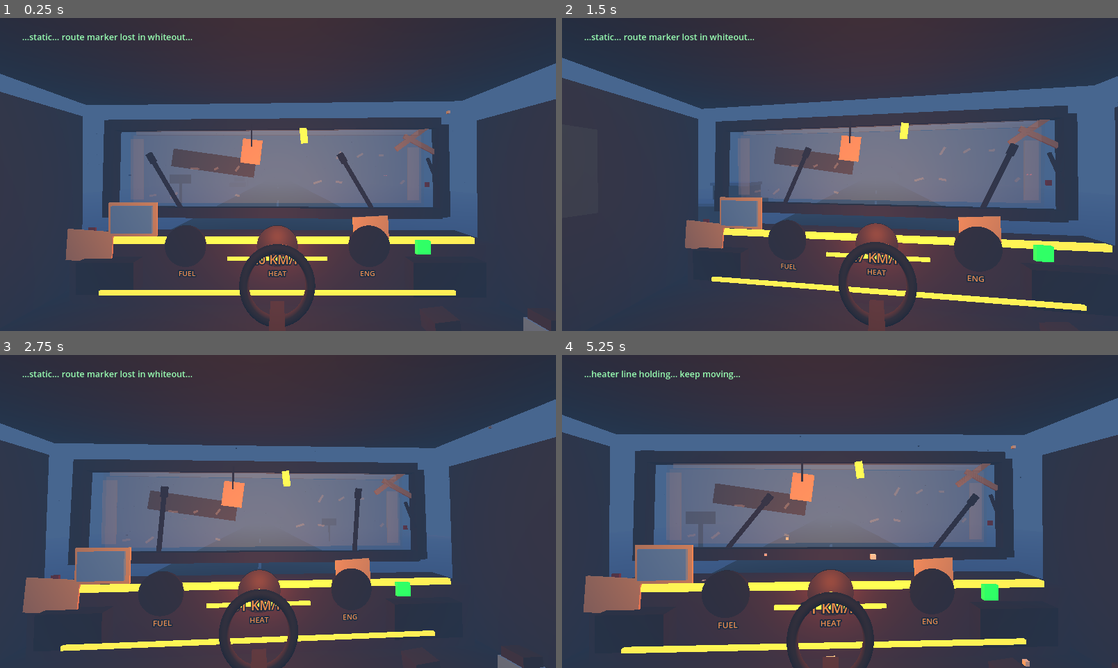
Above: before the commit, frames 1-4 (two rows, left to right).
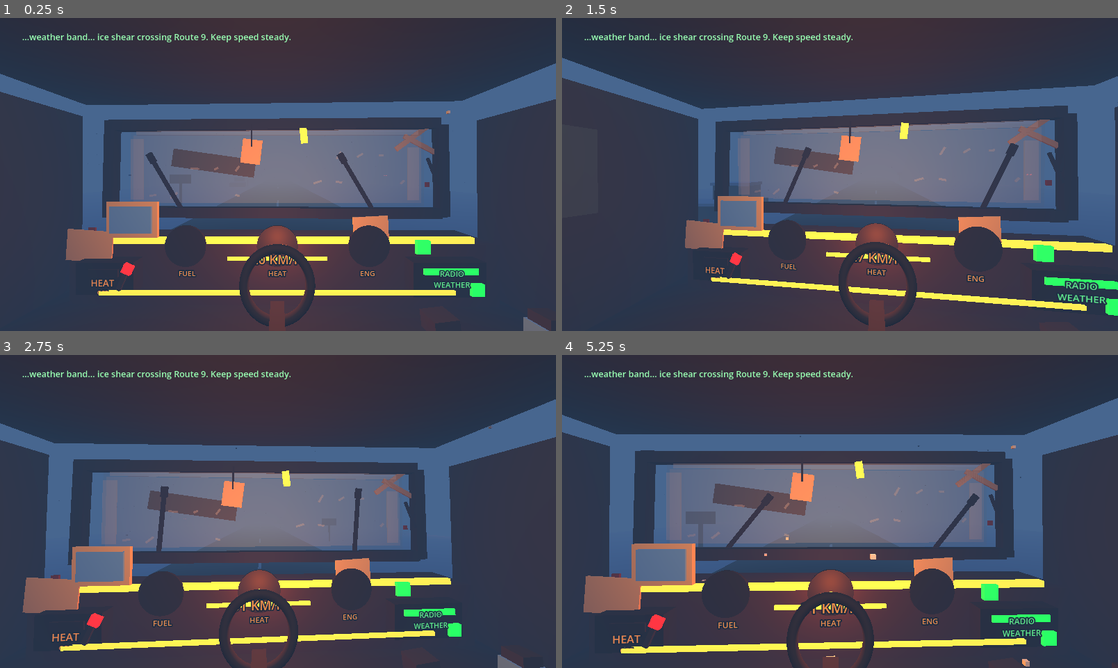
Above: after the commit, the same moments.

Repository: simonovic86/frozen-highway
Game: Godot game, scene res://scenes/Main.tscn
The game is run twice, just before and just after one commit, with the same random seed, the same clock (stepped at 60 frames per second) and the same inputs.
Inputs (mouse positions are in pixels of both pictures, inside the frame that each line leads up to):
- Up to frame 1 (0.25 s): no input
- Up to frame 2 (1.5 s): tap Enter at 0.5 s; move the mouse to (867, 174) at 0.52 s; hold E (interact) 0.53-1.28 s; hold W (throttle_up) from 0.53 s (still down); move the mouse to (812, 174) at 1.27 s; tap Shift (cabin_move_modifier) at 1.35 s
- Up to frame 3 (2.75 s): keep holding W (throttle_up); tap E (interact) at 1.55 s; move the mouse to (289, 505) at 2.02 s; hold E (interact) from 2.03 s (still down)
- Up to frame 4 (5.25 s): keep holding W (throttle_up); move the mouse to (834, 517) at 2.77 s; release E (interact) at 2.78 s; tap E (interact) at 2.85, 3.8, 4.35 s; move the mouse to (878, 514) at 3.52 s; hold Shift (cabin_move_modifier) 3.53-4.28 s; move the mouse to (795, 508) at 4.27 s; move the mouse to (845, 511) at 5.02 s; hold E (interact) from 5.03 s (still down)

The runs differ from the first frame. In frame 1, 1.2% of the frame differs, in the area x 5-88%, y 4-90%; in frame 2, 1.3%; in frame 3, 1.3%; in frame 4, 1.5%, in the area x 5-89%, y 4-96%.

Commit message:
Implement object action pass

Diff:
--- a/scripts/Cabin.gd
+++ b/scripts/Cabin.gd
@@ -3,6 +3,7 @@
 const CabinInteractableScript := preload("res://scripts/CabinInteractable.gd")
 const CLOSE_INTERACTION_DISTANCE := 3.45
 const EASY_INTERACTION_DISTANCE := 3.55
+const HOLD_INTERACTION_DURATION := 0.5
 
 @onready var camera_pivot := $CameraPivot
 @onready var camera := $CameraPivot/Camera3D
@@ -43,13 +44,20 @@
 var engine_needle: Node3D
 var warning_light: MeshInstance3D
 var heater_glow: MeshInstance3D
+var heater_lever: Node3D
+var heater_level_label: Label3D
 var radio_glow: MeshInstance3D
+var radio_button: MeshInstance3D
 var windshield_snow: MeshInstance3D
 var cabin_light: OmniLight3D
 var dash_light: OmniLight3D
 var hanging_charm: MeshInstance3D
 var left_wiper: Node3D
 var right_wiper: Node3D
+var inspect_label: Label
+var inspect_timer := 0.0
+var radio_feedback_timer := 0.0
+var heater_feedback_timer := 0.0
 
 var mat_warm: StandardMaterial3D
 var mat_warm_dark: StandardMaterial3D
@@ -105,6 +113,8 @@
 	_update_cabin_motion()
 	_update_wipers()
 	_update_light_flicker(delta)
+	_update_interaction_feedback(delta)
+	_update_inspect_label(delta)
 
 func _unhandled_input(event: InputEvent) -> void:
 	if event is InputEventMouseMotion and Input.get_mouse_mode() == Input.MOUSE_MODE_CAPTURED:
@@ -126,13 +136,17 @@
 	match action_id:
 		"radio":
 			if radio_system != null:
-				radio_system.toggle_radio()
+				radio_system.tune_next_station()
+				_trigger_radio_feedback()
 		"heater":
 			if resource_state != null:
-				resource_state.toggle_heater()
+				resource_state.cycle_heater_level()
+				_trigger_heater_feedback()
 		"lights":
 			if resource_state != null:
 				resource_state.toggle_cabin_lights()
+		"inspect_photo":
+			_show_inspect_text("The photo is sun-bleached except for one face scratched out.")
 
 func _on_focus_text_changed(text: String) -> void:
 	hint_label.text = text
@@ -146,17 +160,21 @@
 
 func _on_toggles_changed(heater_on: bool, cabin_lights_on: bool) -> void:
 	cabin_lights_enabled = cabin_lights_on
-	if heater_glow != null:
-		heater_glow.material_override = mat_red if heater_on else mat_dark
+	var heater_level := 1 if heater_on else 0
+	if resource_state != null:
+		heater_level = resource_state.heater_level
+	_apply_heater_visuals(heater_level)
 	_apply_light_levels(1.0)
 
 func _on_radio_state_changed(is_on: bool) -> void:
-	if radio_glow != null:
-		radio_glow.material_override = mat_green if is_on else mat_dark
+	_apply_radio_visuals(is_on)
 
 func _on_radio_message_changed(text: String) -> void:
 	if radio_screen != null:
-		radio_screen.text = "RADIO\n" + ("SIGNAL" if text != "" else "OFF")
+		var station_text := "SIGNAL"
+		if radio_system != null and radio_system.has_method("get_station_name"):
+			station_text = radio_system.get_station_name()
+		radio_screen.text = "RADIO\n" + (station_text if text != "" else "OFF")
 	if radio_label != null:
 		radio_label.text = text
 
@@ -238,6 +256,71 @@
 		cabin_light.light_energy = cabin_base * flicker
 	if dash_light != null:
 		dash_light.light_energy = dash_base * lerpf(0.82, 1.0, flicker)
+
+func _update_interaction_feedback(delta: float) -> void:
+	if radio_feedback_timer > 0.0:
+		radio_feedback_timer = maxf(0.0, radio_feedback_timer - delta)
+		var lit := int(radio_feedback_timer * 26.0) % 2 == 0
+		if radio_glow != null:
+			radio_glow.material_override = mat_green if lit else mat_dark
+		if radio_button != null:
+			radio_button.material_override = mat_green if lit else mat_dark
+		if radio_feedback_timer <= 0.0:
+			_apply_radio_visuals(radio_system == null or radio_system.is_on)
+
+	if heater_feedback_timer > 0.0:
+		heater_feedback_timer = maxf(0.0, heater_feedback_timer - delta)
+		var lit := int(heater_feedback_timer * 22.0) % 2 == 0
+		if heater_glow != null:
+			heater_glow.material_override = mat_red if lit else mat_dark
+		if heater_feedback_timer <= 0.0:
+			var heater_level := 0
+			if resource_state != null:
+				heater_level = resource_state.heater_level
+			_apply_heater_visuals(heater_level)
+
+func _update_inspect_label(delta: float) -> void:
+	if inspect_timer <= 0.0:
+		return
+	inspect_timer = maxf(0.0, inspect_timer - delta)
+	if inspect_label != null and inspect_timer <= 0.0:
+		inspect_label.text = ""
+
+func _trigger_radio_feedback() -> void:
+	radio_feedback_timer = 0.42
+
+func _trigger_heater_feedback() -> void:
+	heater_feedback_timer = 0.38
+
+func _show_inspect_text(text: String) -> void:
+	inspect_timer = 4.0
+	if inspect_label != null:
+		inspect_label.text = text
+
+func _apply_radio_visuals(is_on: bool) -> void:
+	if radio_glow != null:
+		radio_glow.material_override = mat_green if is_on else mat_dark
+	if radio_button != null:
+		radio_button.material_override = mat_green if is_on else mat_dark
+
+func _apply_heater_visuals(level: int) -> void:
+	if heater_glow != null:
+		if level == 2:
+			heater_glow.material_override = mat_red
+		elif level == 1:
+			heater_glow.material_override = mat_warm_emissive
+		else:
+			heater_glow.material_override = mat_dark
+	if heater_lever != null:
+		heater_lever.rotation_degrees.z = lerpf(-24.0, 24.0, float(level) / 2.0)
+	if heater_level_label != null:
+		match level:
+			0:
+				heater_level_label.text = "OFF"
+			1:
+				heater_level_label.text = "LOW"
+			2:
+				heater_level_label.text = "HIGH"
 
 func _apply_windshield_snow_alpha() -> void:
 	if mat_windshield_snow == null:
@@ -325,13 +408,21 @@
 	speed_label = _add_label3d(self, "SpeedLabel", "20 KM/H", Vector3(0.0, 0.02, -0.76), 34, Color(1.0, 0.58, 0.18))
 	_add_box(self, "SpeedGlowBacking", Vector3(1.35, 0.05, 0.03), Vector3(0.0, 0.02, -0.785), mat_warm_emissive)
 
-	var radio := _add_interactable("Radio", "radio", "Toggle radio", Vector3(2.25, -0.22, -0.78), Vector3(0.95, 0.46, 0.22), mat_black, CLOSE_INTERACTION_DISTANCE)
-	radio_glow = _add_box(radio, "RadioGlow", Vector3(0.7, 0.08, 0.025), Vector3(0.0, 0.12, -0.13), mat_green)
-	radio_screen = _add_label3d(radio, "RadioScreen", "RADIO", Vector3(0.0, 0.03, -0.145), 20, Color(0.4, 1.0, 0.55))
-
-	var heater := _add_interactable("Heater", "heater", "Toggle heater", Vector3(-2.25, -0.2, -0.78), Vector3(0.75, 0.42, 0.22), mat_black, CLOSE_INTERACTION_DISTANCE)
-	heater_glow = _add_box(heater, "HeaterGlow", Vector3(0.38, 0.1, 0.025), Vector3(0.0, 0.08, -0.13), mat_dark)
-	_add_label3d(heater, "HeaterText", "HEAT", Vector3(0.0, -0.04, -0.145), 24, Color(1.0, 0.55, 0.2))
+	var radio := _add_interactable("Radio", "radio", "Tune radio", Vector3(2.25, -0.22, -0.78), Vector3(0.95, 0.46, 0.22), mat_black, CLOSE_INTERACTION_DISTANCE, HOLD_INTERACTION_DURATION)
+	radio_glow = _add_box(radio, "RadioGlow", Vector3(0.7, 0.08, 0.025), Vector3(0.0, 0.12, 0.13), mat_green)
+	radio_button = _add_box(radio, "RadioButton", Vector3(0.16, 0.16, 0.04), Vector3(0.34, -0.12, 0.13), mat_green)
+	radio_screen = _add_label3d(radio, "RadioScreen", "RADIO", Vector3(0.0, 0.03, 0.145), 20, Color(0.4, 1.0, 0.55))
+
+	var heater := _add_interactable("Heater", "heater", "Cycle heater", Vector3(-2.25, -0.2, -0.78), Vector3(0.75, 0.42, 0.22), mat_black, CLOSE_INTERACTION_DISTANCE, HOLD_INTERACTION_DURATION)
+	heater_glow = _add_box(heater, "HeaterGlow", Vector3(0.38, 0.1, 0.025), Vector3(0.0, 0.08, 0.13), mat_dark)
+	_add_label3d(heater, "HeaterText", "HEAT", Vector3(0.0, -0.04, 0.145), 24, Color(1.0, 0.55, 0.2))
+	heater_level_label = _add_label3d(heater, "HeaterLevel", "OFF", Vector3(0.0, -0.16, 0.145), 15, Color(1.0, 0.55, 0.2))
+	heater_lever = Node3D.new()
+	heater_lever.name = "HeaterLever"
+	heater_lever.position = Vector3(0.26, 0.0, 0.145)
+	heater.add_child(heater_lever)
+	_add_box(heater_lever, "LeverStem", Vector3(0.055, 0.28, 0.04), Vector3(0.0, 0.0, 0.0), mat_metal)
+	_add_box(heater_lever, "LeverKnob", Vector3(0.12, 0.12, 0.055), Vector3(0.0, 0.15, -0.005), mat_red)
 	_add_box(self, "FootwellHeaterBleed", Vector3(1.25, 0.05, 0.5), Vector3(-2.18, -0.83, -0.05), mat_warm_emissive)
 
 	_add_interactable("LightSwitch", "lights", "Toggle cabin lights", Vector3(2.72, 1.95, 0.75), Vector3(0.28, 0.34, 0.18), mat_warm, EASY_INTERACTION_DISTANCE)
@@ -379,8 +470,8 @@
 	var blanket := _add_box(self, "Blanket", Vector3(1.4, 0.18, 1.0), Vector3(-2.1, -0.86, 3.6), mat_cloth)
 	blanket.rotation_degrees.y = -6.0
 	_add_box(self, "BlanketFold", Vector3(1.15, 0.16, 0.28), Vector3(-2.22, -0.7, 3.18), mat_warm)
-	_add_box(self, "OldPhoto", Vector3(0.55, 0.36, 0.04), Vector3(-1.95, 0.55, -0.76), mat_blue)
-	_add_box(self, "PhotoBorder", Vector3(0.65, 0.45, 0.025), Vector3(-1.95, 0.55, -0.79), mat_paper)
+	var old_photo := _add_interactable("OldPhoto", "inspect_photo", "Inspect photo", Vector3(-1.95, 0.55, -0.78), Vector3(0.68, 0.48, 0.06), mat_paper, EASY_INTERACTION_DISTANCE)
+	_add_box(old_photo, "PhotoImage", Vector3(0.55, 0.36, 0.035), Vector3(0.0, 0.0, 0.04), mat_blue)
 	var tin_cup := _add_box(self, "TinCup", Vector3(0.28, 0.34, 0.28), Vector3(1.9, -0.64, -0.35), mat_metal)
 	tin_cup.rotation_degrees.z = 7.0
 	_add_box(self, "Thermos", Vector3(0.24, 0.58, 0.24), Vector3(2.55, -0.54, 0.18), mat_blue)
@@ -520,10 +611,22 @@
 	radio_label.modulate = Color(0.6, 1.0, 0.7)
 	layer.add_child(radio_label)
 
-func _add_interactable(name: String, action_id: String, label: String, position: Vector3, size: Vector3, material: Material, max_interaction_distance: float = 3.0) -> StaticBody3D:
+	inspect_label = Label.new()
+	inspect_label.name = "InspectLabel"
+	inspect_label.horizontal_alignment = HORIZONTAL_ALIGNMENT_CENTER
+	inspect_label.vertical_alignment = VERTICAL_ALIGNMENT_CENTER
+	inspect_label.anchor_left = 0.18
+	inspect_label.anchor_right = 0.82
+	inspect_label.anchor_top = 0.72
+	inspect_label.anchor_bottom = 0.8
+	inspect_label.add_theme_font_size_override("font_size", 22)
+	inspect_label.modulate = Color(1.0, 0.86, 0.62)
+	layer.add_child(inspect_label)
+
+func _add_interactable(name: String, action_id: String, label: String, position: Vector3, size: Vector3, material: Material, max_interaction_distance: float = 3.0, hold_duration: float = 0.0) -> StaticBody3D:
 	var body: StaticBody3D = CabinInteractableScript.new()
 	body.name = name
-	body.setup(action_id, label, max_interaction_distance)
+	body.setup(action_id, label, max_interaction_distance, hold_duration)
 	body.position = position
 	body.interacted.connect(_on_interactable)
 	add_child(body)
--- a/scripts/CabinInteractable.gd
+++ b/scripts/CabinInteractable.gd
@@ -6,14 +6,24 @@
 var action_id := ""
 var display_name := ""
 var max_interaction_distance := 3.0
+var hold_duration := 0.0
 
-func setup(new_action_id: String, new_display_name: String, new_max_interaction_distance: float = 3.0) -> void:
+func setup(new_action_id: String, new_display_name: String, new_max_interaction_distance: float = 3.0, new_hold_duration: float = 0.0) -> void:
 	action_id = new_action_id
 	display_name = new_display_name
 	max_interaction_distance = new_max_interaction_distance
+	hold_duration = new_hold_duration
 
 func get_interaction_text() -> String:
+	if hold_duration > 0.0:
+		return "Hold E - " + display_name
 	return "E - " + display_name
+
+func get_hold_progress_text(progress: float) -> String:
+	return "Holding " + display_name + " %d%%" % int(progress * 100.0)
+
+func get_hold_duration() -> float:
+	return hold_duration
 
 func is_interaction_point_in_range(origin: Vector3, interaction_point: Vector3) -> bool:
 	return origin.distance_to(interaction_point) <= max_interaction_distance
--- a/scripts/CabinInteractionSystem.gd
+++ b/scripts/CabinInteractionSystem.gd
@@ -5,21 +5,23 @@
 
 var focus_probe_distance := 4.25
 var current_text := ""
+var hold_collider: Object
+var hold_elapsed := 0.0
+var hold_duration := 0.0
 
 func _ready() -> void:
 	enabled = true
 	if not target_position.is_zero_approx():
 		target_position = target_position.normalized() * focus_probe_distance
 
-func _process(_delta: float) -> void:
+func _process(delta: float) -> void:
 	force_raycast_update()
-	var text := ""
 	var collider := get_collider()
-	if collider != null and collider.has_method("get_interaction_text"):
-		if _is_collider_in_reach(collider):
-			text = collider.get_interaction_text()
-		else:
-			text = "Move closer"
+	var text := _get_focus_text(collider)
+
+	if hold_collider != null:
+		text = _update_hold(delta, collider)
+
 	if text != current_text:
 		current_text = text
 		focus_text_changed.emit(current_text)
@@ -29,7 +31,56 @@
 		force_raycast_update()
 		var collider := get_collider()
 		if collider != null and collider.has_method("interact") and _is_collider_in_reach(collider):
-			collider.interact()
+			var duration := _get_hold_duration(collider)
+			if duration > 0.0:
+				_start_hold(collider, duration)
+			else:
+				collider.interact()
+	if event.is_action_released("interact"):
+		_reset_hold()
+
+func _get_focus_text(collider: Object) -> String:
+	var text := ""
+	if collider != null and collider.has_method("get_interaction_text"):
+		if _is_collider_in_reach(collider):
+			text = collider.get_interaction_text()
+		else:
+			text = "Move closer"
+	return text
+
+func _start_hold(collider: Object, duration: float) -> void:
+	hold_collider = collider
+	hold_elapsed = 0.0
+	hold_duration = duration
+
+func _update_hold(delta: float, current_collider: Object) -> String:
+	if not Input.is_action_pressed("interact") or current_collider != hold_collider or not _is_collider_in_reach(current_collider):
+		_reset_hold()
+		return _get_focus_text(current_collider)
+
+	hold_elapsed += delta
+	var progress := clampf(hold_elapsed / hold_duration, 0.0, 1.0)
+	var text := "Holding %d%%" % int(progress * 100.0)
+	if hold_collider.has_method("get_hold_progress_text"):
+		text = hold_collider.get_hold_progress_text(progress)
+
+	if hold_elapsed >= hold_duration:
+		var completed_collider := hold_collider
+		_reset_hold()
+		if completed_collider != null and completed_collider.has_method("interact"):
+			completed_collider.interact()
+		return _get_focus_text(current_collider)
+	return text
+
+func _reset_hold() -> void:
+	hold_collider = null
+	hold_elapsed = 0.0
+	hold_duration = 0.0
+
+func _get_hold_duration(collider: Object) -> float:
+	if collider.has_method("get_hold_duration"):
+		return collider.get_hold_duration()
+	return 0.0
 
 func _is_collider_in_reach(collider: Object) -> bool:
 	if collider.has_method("is_interaction_point_in_range"):
--- a/scripts/RadioSystem.gd
+++ b/scripts/RadioSystem.gd
@@ -5,21 +5,22 @@
 signal message_changed(text)
 
 var is_on := true
-var message_timer := 3.0
 var override_timer := 0.0
-var message_index := 0
+var station_index := 0
 var current_message := ""
-var static_messages := [
-	"...static... route marker lost in whiteout...",
-	"...heater line holding... keep moving...",
-	"...black lights past kilometer nine... do not stop...",
-	"...northbound lane closed by ice wrecks...",
-	"...dispatch says morale is optional. diesel is not...",
-	"...if the road starts answering, let it finish first..."
+var station_names := [
+	"WEATHER",
+	"COMPANY",
+	"EMERGENCY"
+]
+var station_messages := [
+	"...weather band... ice shear crossing Route 9. Keep speed steady.",
+	"...company channel... morale is optional. Diesel is not.",
+	"...emergency loop... black lights past kilometer nine. Do not stop."
 ]
 
 func _ready() -> void:
-	_set_message(static_messages[0])
+	_set_message(station_messages[station_index])
 
 func _process(delta: float) -> void:
 	if not is_on:
@@ -27,21 +28,21 @@
 
 	if override_timer > 0.0:
 		override_timer -= delta
-		return
-
-	message_timer -= delta
-	if message_timer <= 0.0:
-		message_index = (message_index + 1) % static_messages.size()
-		_set_message(static_messages[message_index])
-		message_timer = 12.0
+		if override_timer <= 0.0:
+			_set_message(station_messages[station_index])
 
 func toggle_radio() -> void:
-	is_on = not is_on
+	tune_next_station()
+
+func tune_next_station() -> void:
+	station_index = (station_index + 1) % station_messages.size()
+	is_on = true
+	override_timer = 0.0
 	radio_state_changed.emit(is_on)
-	if is_on:
-		_set_message(static_messages[message_index])
-	else:
-		_set_message("")
+	_set_message(station_messages[station_index])
+
+func get_station_name() -> String:
+	return station_names[station_index]
 
 func broadcast_event_message(text: String, duration: float = 9.0) -> void:
 	override_timer = duration
--- a/scripts/ResourceState.gd
+++ b/scripts/ResourceState.gd
@@ -4,9 +4,14 @@
 signal changed(fuel, cabin_heat, engine_condition)
 signal toggles_changed(heater_on, cabin_lights_on)
 
+const HEATER_OFF := 0
+const HEATER_LOW := 1
+const HEATER_HIGH := 2
+
 var fuel := 100.0
 var cabin_heat := 60.0
 var engine_condition := 96.0
+var heater_level := HEATER_OFF
 var heater_on := false
 var cabin_lights_on := true
 var storm_intensity := 0.0
@@ -17,13 +22,22 @@
 		return
 
 	var drain := 0.018 + speed * 0.0012
-	if heater_on:
-		drain += 0.006
+	if heater_level == HEATER_LOW:
+		drain += 0.003
+	elif heater_level == HEATER_HIGH:
+		drain += 0.008
 	fuel = maxf(0.0, fuel - drain * delta)
 
 	var outside_pressure := lerpf(42.0, 25.0, storm_intensity)
-	var heat_target := 82.0 if heater_on else outside_pressure
-	cabin_heat = move_toward(cabin_heat, heat_target, delta * (3.6 if heater_on else 1.7))
+	var heat_target := outside_pressure
+	var heat_rate := 1.7
+	if heater_level == HEATER_LOW:
+		heat_target = 70.0
+		heat_rate = 2.5
+	elif heater_level == HEATER_HIGH:
+		heat_target = 86.0
+		heat_rate = 4.2
+	cabin_heat = move_toward(cabin_heat, heat_target, delta * heat_rate)
 
 	var wear := (0.0018 + storm_intensity * 0.0025) * delta
 	engine_condition = maxf(0.0, engine_condition - wear)
@@ -31,10 +45,17 @@
 	changed.emit(fuel, cabin_heat, engine_condition)
 
 func toggle_heater() -> void:
-	set_heater_on(not heater_on)
+	cycle_heater_level()
 
 func set_heater_on(enabled: bool) -> void:
-	heater_on = enabled
+	set_heater_level(HEATER_LOW if enabled else HEATER_OFF)
+
+func cycle_heater_level() -> void:
+	set_heater_level((heater_level + 1) % 3)
+
+func set_heater_level(level: int) -> void:
+	heater_level = clampi(level, HEATER_OFF, HEATER_HIGH)
+	heater_on = heater_level > HEATER_OFF
 	toggles_changed.emit(heater_on, cabin_lights_on)
 
 func toggle_cabin_lights() -> void:
Not shown, changed: README.md
Not shown, changed: TASKS.md
